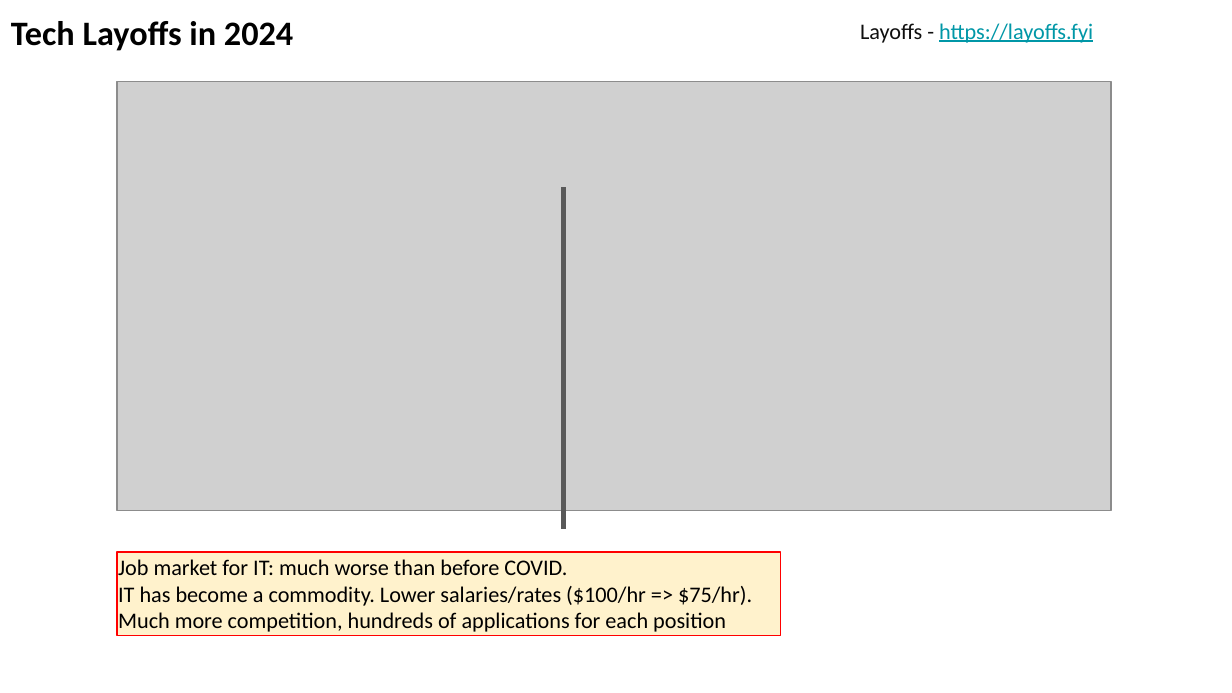
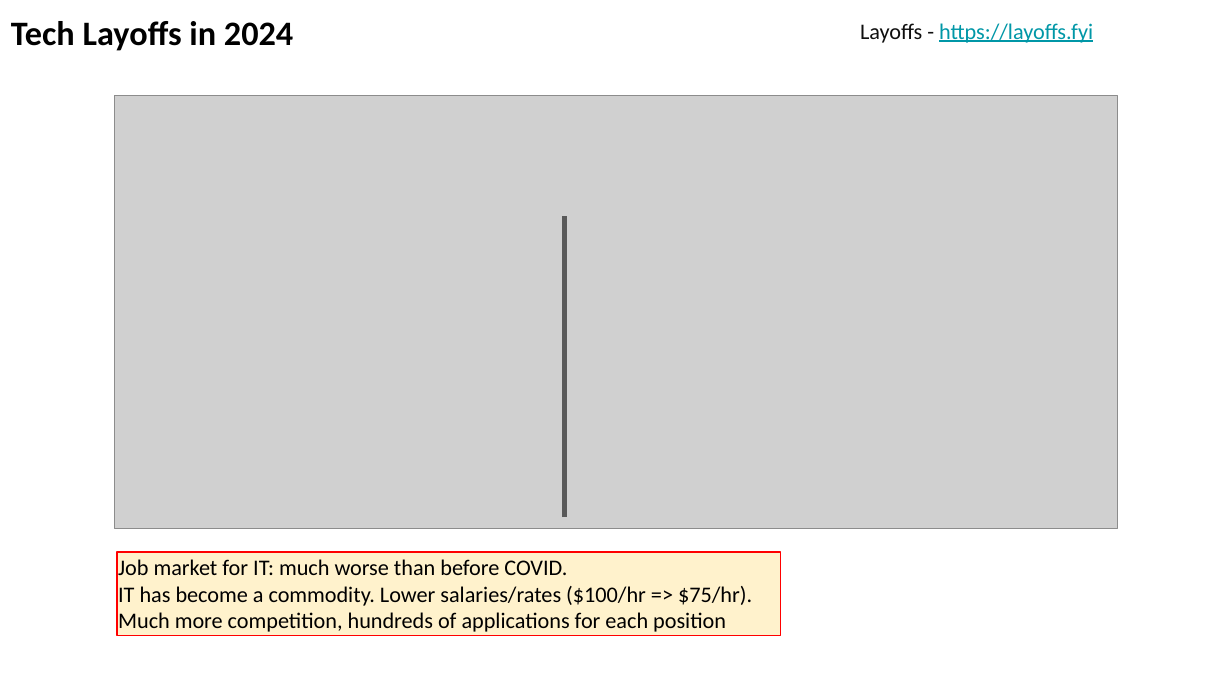
Before and after one commit to lselector/seminar, a slide deck: slide 15 of 2024/2024-11-01-AI-Updates.pptx (slide 10 before the commit). Drawn at 1232x693 pixels with LibreOffice and Linux fonts; fonts in the diff are those of the drawing; grey boxes stand for pictures. Boxes give left, top, right and bottom in pixels: in the first picture for what was removed or moved away, otherwise in the second. Text is boxed around its words. In the diff, an @@ line names an element or a change of style, - is before the commit and + after.

```diff
--- a/2024/2024-11-01-AI-Updates.pptx
+++ b/2024/2024-11-01-AI-Updates.pptx
@@ picture: place and size @@
-picture at box(117, 81, 1111, 510)
+picture at box(115, 96, 1117, 529)
@@ line moved from (563, 529) - (563, 187) to (564, 517) - (564, 217) @@
```
Also in this commit, not shown: 8 other slides changed, 5 slides added.
